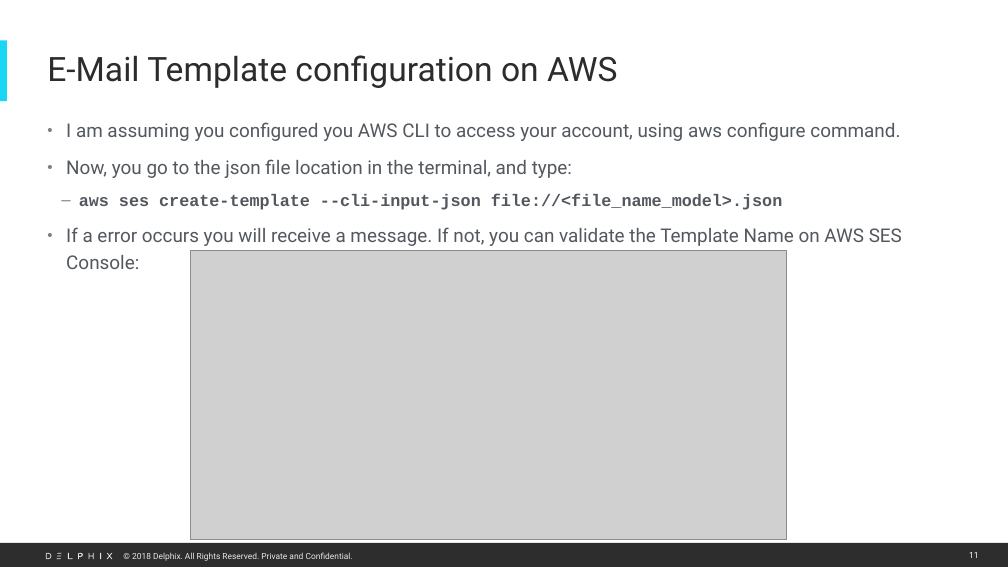
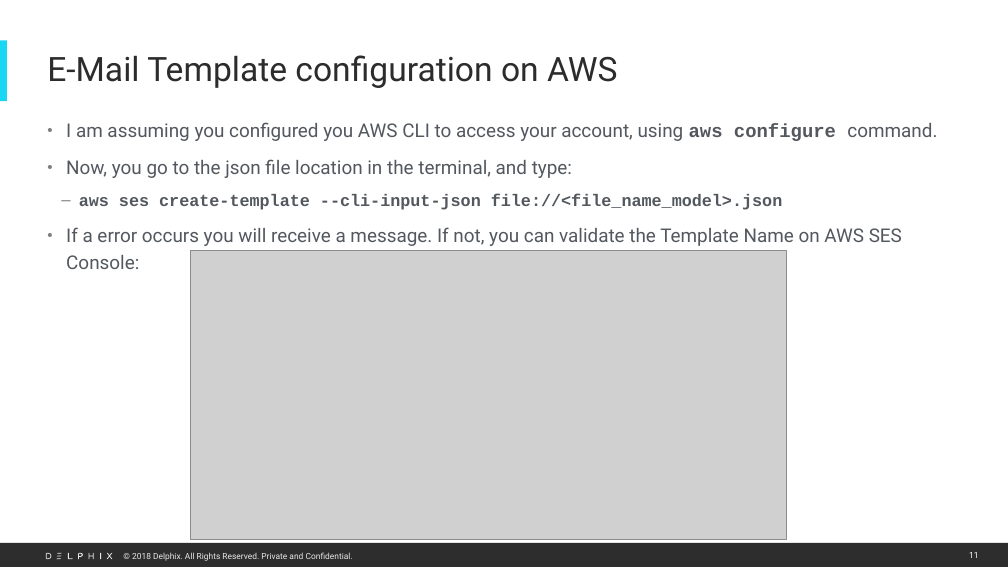
Before and after one commit to marzulo/AWS_SES_artifacts, a slide deck: slide 11 of How to configure AWS SES.pptx. Drawn at 1008x567 pixels with LibreOffice and Linux fonts; fonts in the diff are those of the drawing; grey boxes stand for pictures. Boxes give left, top, right and bottom in pixels: in the first picture for what was removed or moved away, otherwise in the second. Text is boxed around its words. In the diff, an @@ line names an element or a change of style, - is before the commit and + after.

```diff
--- a/How to configure AWS SES.pptx
+++ b/How to configure AWS SES.pptx
@@ text at <box>66,122,937,141</box>: font Roboto to Courier New, bold on in "aws configure" @@
```
Also in this commit, not shown: 8 other slides changed.
